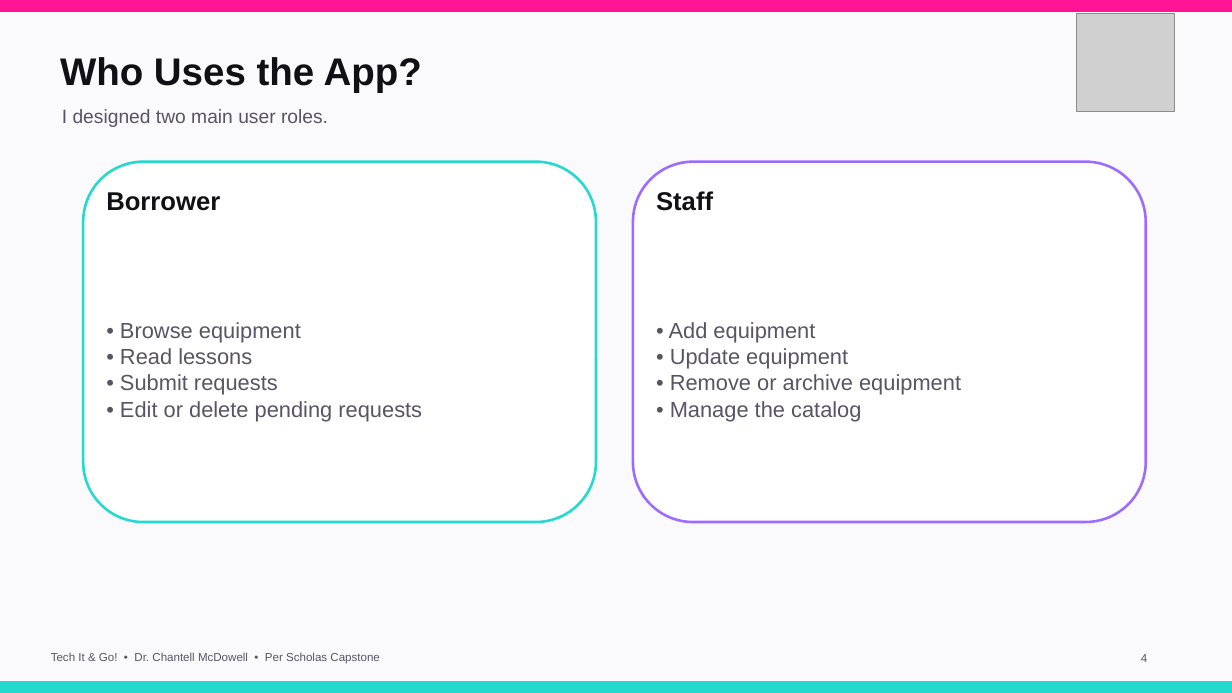
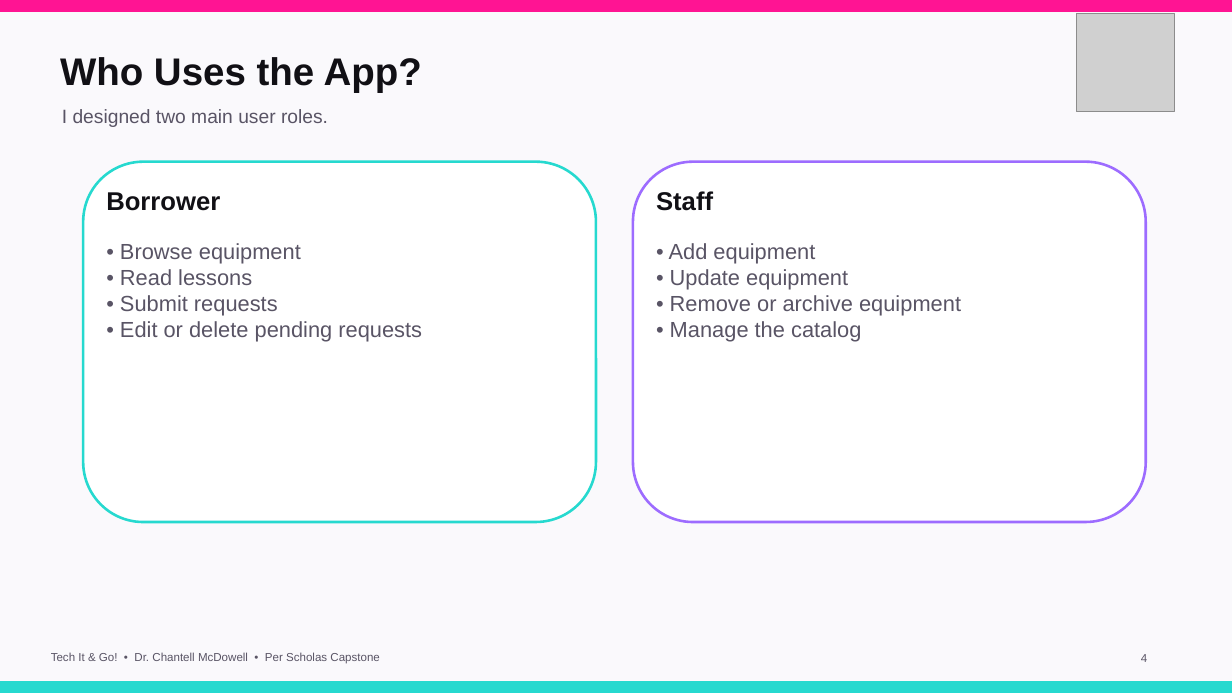
Before and after one commit to Drchantell/Dr_Chantell_Tech_It_and_Go_frontend, a slide deck: slide 4 of presentation/Tech_It_and_Go_Capstone_Presentation.pptx. Drawn at 1232x693 pixels with LibreOffice and Linux fonts; fonts in the diff are those of the drawing; grey boxes stand for pictures. Boxes give left, top, right and bottom in pixels: in the first picture for what was removed or moved away, otherwise in the second. Text is boxed around its words. In the diff, an @@ line names an element or a change of style, - is before the commit and + after.

Commit message:
Align presentation text and make app fields responsive across devices

```diff
--- a/presentation/Tech_It_and_Go_Capstone_Presentation.pptx
+++ b/presentation/Tech_It_and_Go_Capstone_Presentation.pptx
@@ text "• Browse equipment" at (120, 243, 422, 342): vertical alignment middle to top @@
@@ text "• Add equipment" at (669, 243, 961, 342): vertical alignment middle to top @@
```
Also in this commit, not shown: 15 other slides changed, 6 other files.
